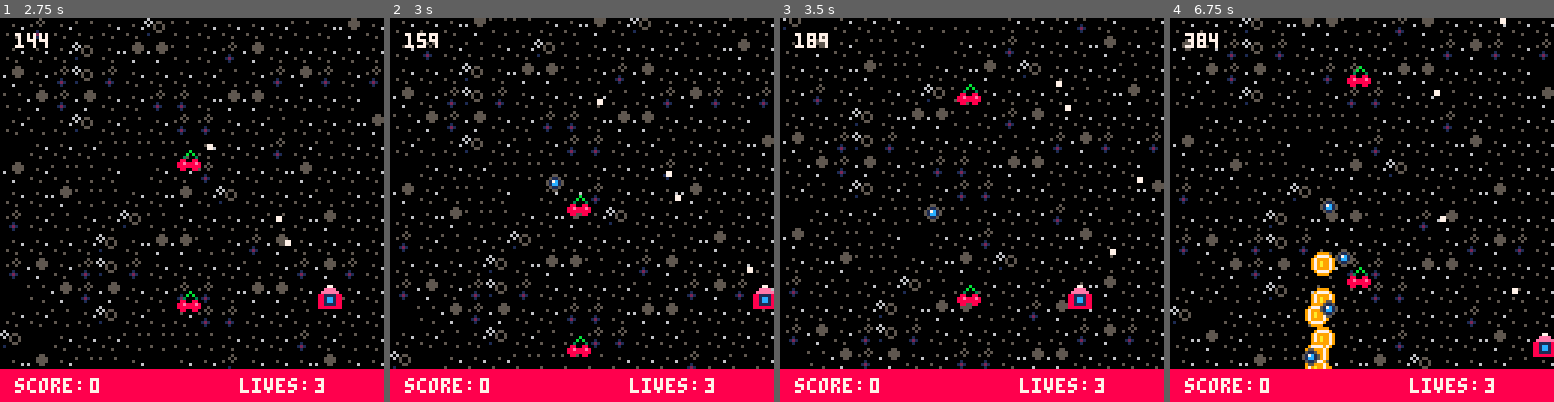
Above: before the commit, frames 1-4 (left to right).
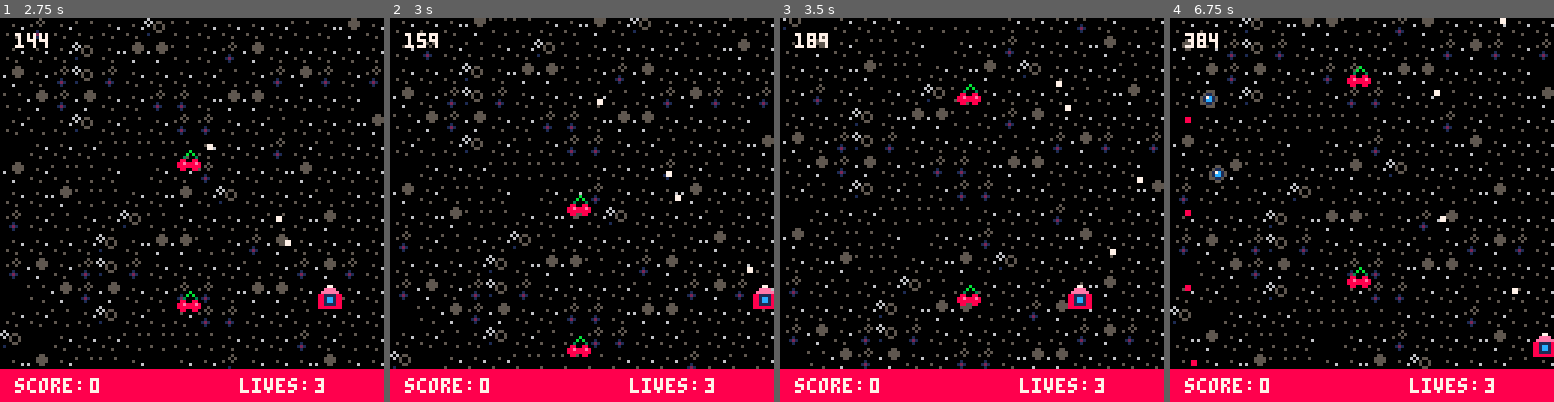
Above: after the commit, the same moments.

Repository: kris-pearman/Space-Fluff
Game: PICO-8 cartridge game.p8
The game is run twice, just before and just after one commit, with the same random seed, the same clock (stepped at 60 frames per second) and the same inputs.
Inputs:
- Up to frame 1 (2.75 s): tap X (X key) at 0.33, 1.07, 1.85 s; tap O (Z key) at 0.7, 1.7, 2.1, 2.5 s; hold Right 1.6-2.1 s; hold Up 2.15-2.42 s; hold Right from 2.47 s (still down)
- Up to frame 2 (3 s): keep holding Right; tap O (Z key) at 2.9 s; tap X (X key) at 2.97 s
- Up to frame 3 (3.5 s): release Right at 3.03 s; hold Left from 3.08 s (still down); tap O (Z key) at 3.3 s
- Up to frame 4 (6.75 s): release Left at 3.58 s; hold Down 3.63-3.97 s; tap O (Z key) every 0.4 s from 3.7 to 6.5 s; hold Right 4.02-4.68 s; tap X (X key) at 4.08, 5.2, 6.32 s; hold Up 4.73-5.03 s; hold Left 5.08-5.68 s; hold Down 5.73-6.03 s; hold Right 6.08-6.58 s; hold Right from 6.63 s (still down)

Frame 1 is identical in both runs. In frame 2, 0.1% of the frame differs, in the area x 40-46%, y 40-46%; in frame 3, 0.1%; in frame 4, 2.2%, in the area x 3-48%, y 18-92%.

Commit message:
Added ability to specify spawn points for enemies and changed firing rate to be randomised slightly

Diff:
--- a/game.p8
+++ b/game.p8
@@ -19,7 +19,14 @@
     background_tile_2_offset = 0
     enemy_bullets = {}
     event_timeline = {}
-    create_events("enemy1", 5, 100, 50 )
+    create_events("enemy1", 2, 100, 75 ,10,-20)
+    create_events("enemy1", 1, 300, 75,80,-20)
+    create_events("enemy1", 1, 350, 75 ,30,-20)
+    create_events("enemy1", 1, 350, 75,100,-20)
+    create_events("enemy1", 4, 600, 60 ,40,-20)
+    create_events("enemy1", 4, 600, 60, 80,-20)
+    create_events("enemy1", 1, 850, 75 ,50,-20)
+    create_events("enemy1", 1, 950, 75, 80,-20)
 end
 
 
@@ -87,11 +94,13 @@
 
 end
 
-function create_events(eventType, quantity, initialFrame, frequency)
+function create_events(eventType, quantity, initialFrame, frequency,x,y)
     for i=1,quantity do
         local event = {}
         event.eventType = eventType
         event.startFrame = initialFrame + (i*frequency)
+        event.x = x
+        event.y = y
         add(event_timeline, event)
     end
 end
@@ -164,7 +173,7 @@
 function check_event_timeline()
     for event in all(event_timeline) do
         if(event.eventType=="enemy1" and cur_frame==event.startFrame) then
-            spawn_enemy_event(50,50)
+            spawn_enemy_event(event.x,event.y)
         end
     end
 end
@@ -247,6 +256,9 @@
         else
             del(enemies,enemy)
         end
+        if enemy.y>128 then
+            del(enemies,enemy)
+        end
     end
 end
 
@@ -299,12 +312,14 @@
 function enemy_projectiles()
     for enemy in all(enemies) do
         if ((cur_frame - enemy.spawn_time)%60) == 0 then
-            create_enemy_bullet(enemy)
+            if flr(rnd(3)) == 1 then
+                create_enemy_bullet(enemy)
+            end
         else
         end
     end
     for enemy_bullet in all(enemy_bullets) do
-        enemy_bullet.y += 0.25
+        enemy_bullet.y += 0.75
         if enemy_bullet.y > 128 then
             del(enemy_bullets,enemy_bullet)
         end
@@ -328,10 +343,12 @@
     local enemy_bullet = {}
     enemy_bullet.x  = enemy.x
     enemy_bullet.y  = enemy.y+3
-    enemy_bullet.width = 7
-    enemy_bullet.height = 6
-    enemy_bullet.sprite = 5
+    enemy_bullet.width = 2
+    enemy_bullet.height = 2
+    enemy_bullet.sprite = 7
     add(enemy_bullets, enemy_bullet)
+    sfx(0)
+
 end
 
 -->8
@@ -414,8 +431,8 @@
 
     --49 to 52 = stars
 __gfx__
-00000000000770000000b000005500000088bb00009999000000b333000000000000000000000000000000000000000000000000000000000000000000000000
-0000000000eeee00000b0b000511500009993b8009777790000b3773000000000000000000000000000000000000000000000000000000000000000000000000
+00000000000770000000b000005500000088bb00009999000000b333880000000000000000000000000000000000000000000000000000000000000000000000
+0000000000eeee00000b0b000511500009993b8009777790000b3773880000000000000000000000000000000000000000000000000000000000000000000000
 000000000eeeeee000300030517c150099a999889799997900b37733000000000000000000000000000000000000000000000000000000000000000000000000
 00000000881111880880088051cc150099999988979a99790b3773b3000000000000000000000000000000000000000000000000000000000000000000000000
 00000000881cc18888e888e8051150009aa99988979a9979b3773bb3000000000000000000000000000000000000000000000000000000000000000000000000
